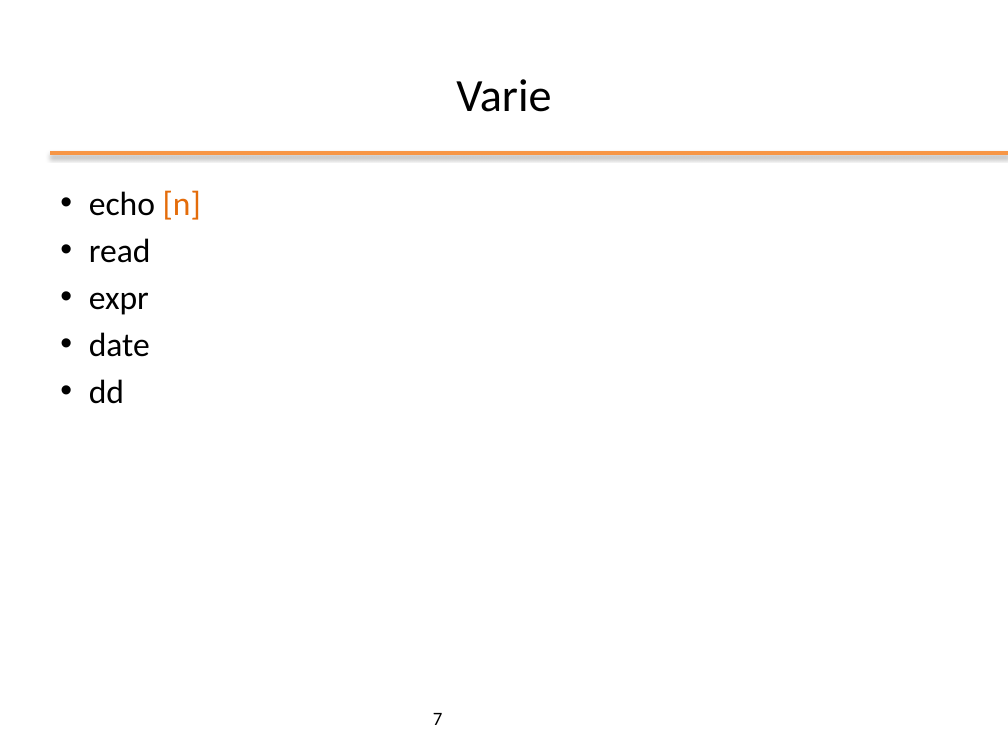
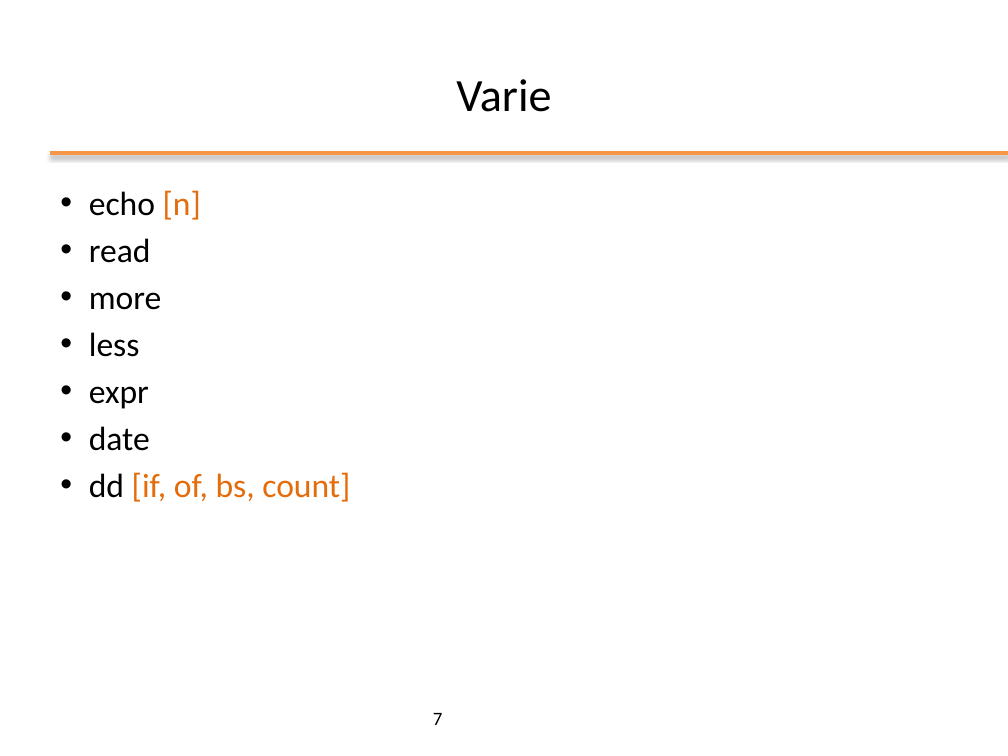
Before and after one commit to nbicocchi/operatingsystemsbsc, a slide deck: slide 7 of slides/ppt/04_Comandi principali.pptx. Drawn at 1008x756 pixels with LibreOffice and Linux fonts; fonts in the diff are those of the drawing; background and template pictures are left out. Boxes give left, top, right and bottom in pixels: in the first picture for what was removed or moved away, otherwise in the second. Text is boxed around its words. In the diff, an @@ line names an element or a change of style, - is before the commit and + after.

```diff
--- a/slides/ppt/04_Comandi principali.pptx
+++ b/slides/ppt/04_Comandi principali.pptx
@@ text at [89, 292, 162, 357]: paragraphs added @@
+• more
+• less
@@ text at [89, 472, 350, 502]: text changed; text colour #000000 to #E46C0A @@
-• dd
+• dd [if, of, bs, count]
```
Also in this commit, not shown: 2 other files.
